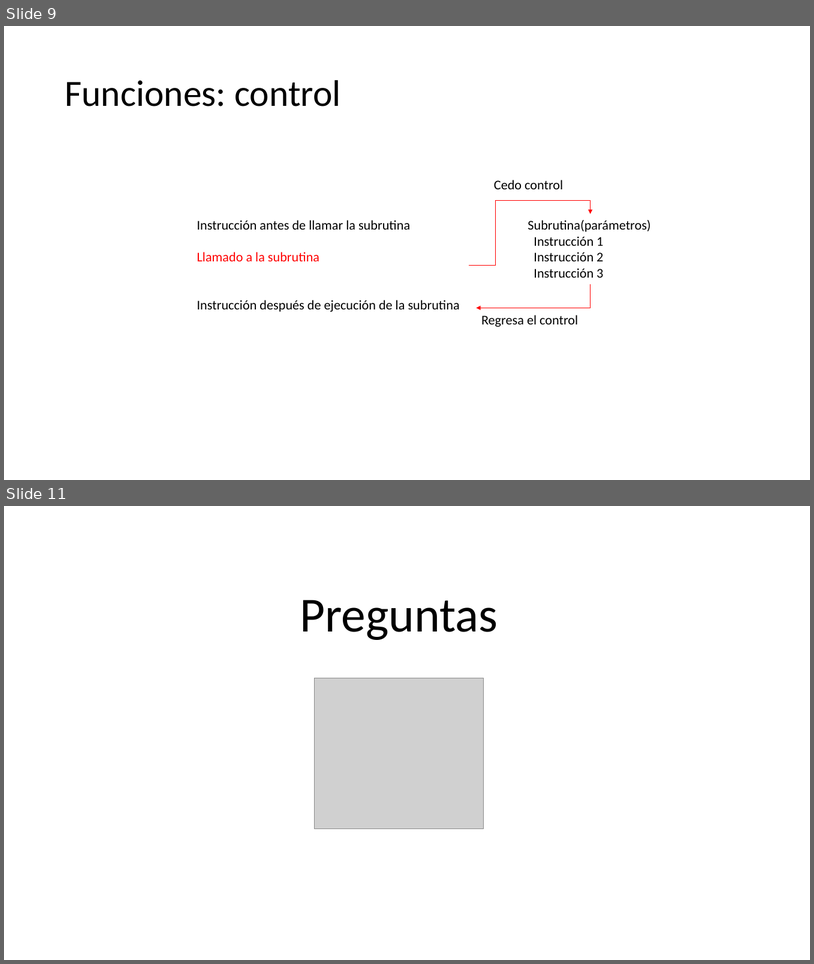
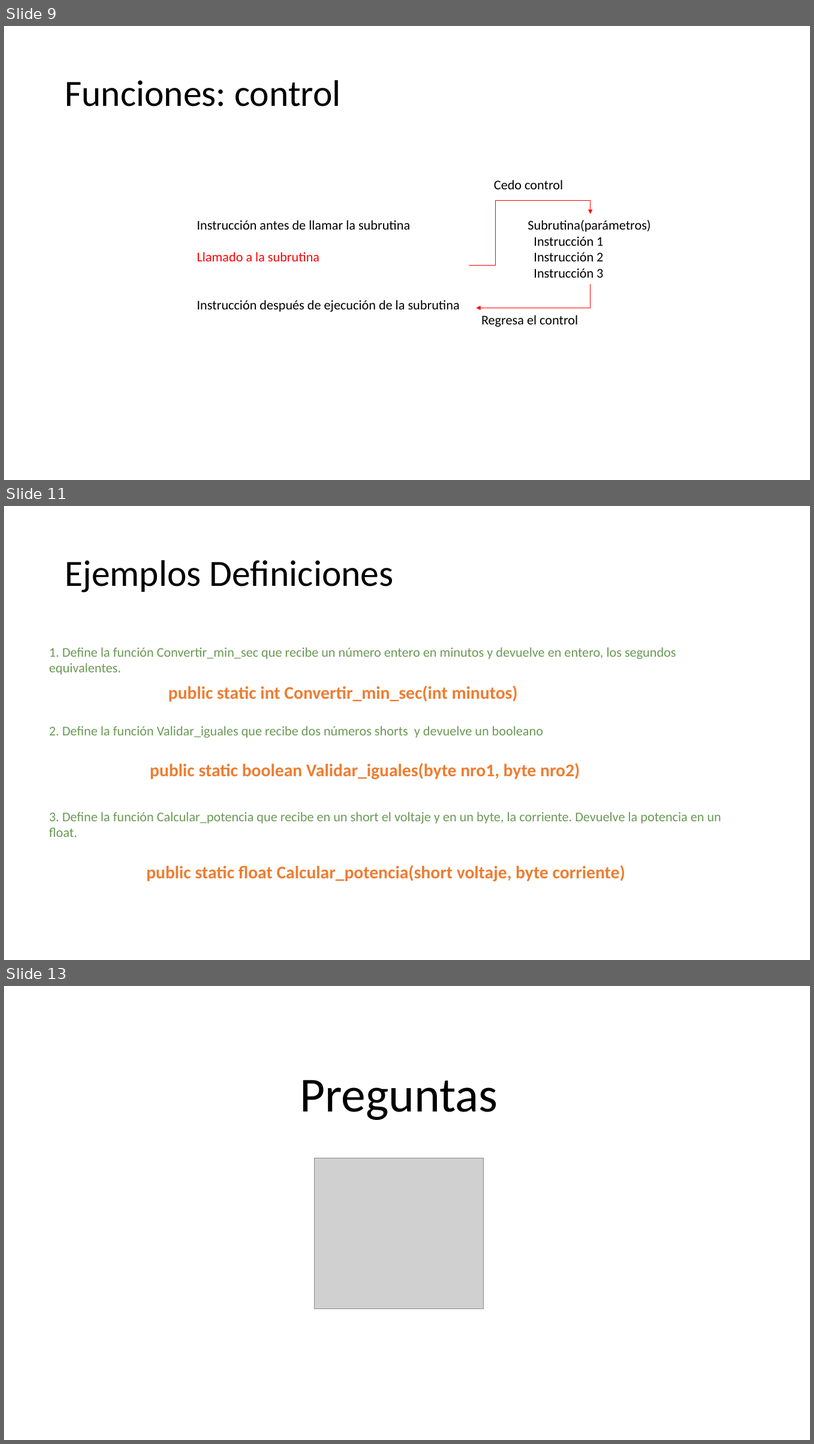
Before and after one commit to CesarLopez-Profe/Logica-de-programacion, a slide deck: Slides/2_Funciones.pptx. Shown one above the other, each under a label of ours: slides 9 and 11 before the commit, slides 9, 11 and 13 after it; the slides between them are not shown. The pictures are 814x964 and 814x1444 pixels, drawn with LibreOffice and Linux fonts; fonts in the diff are those of the drawing; grey boxes stand for pictures; background and template pictures are left out. Boxes give left, top, right and bottom in pixels: in the first picture for what was removed or moved away, otherwise in the second. Text is boxed around its words. In the diff, an @@ line names an element or a change of style, - is before the commit and + after.

```diff
--- a/Slides/2_Funciones.pptx
+++ b/Slides/2_Funciones.pptx
@@ slide 11 added at [4, 506, 810, 960], background picture (left out) @@
@@ title added at [65, 560, 394, 592], 49.9 pt, text #000000 @@
+Ejemplos Definiciones
@@ text added at [49, 647, 677, 675], 18 pt, text #6A9955 @@
+1. Define la función Convertir_min_sec que recibe un número entero en minutos y devuelve en entero, los segundos equivalentes.
@@ text added at [168, 685, 518, 702], 24 pt, text #ED7D31, bold @@
+public static int Convertir_min_sec(int minutos)
@@ text added at [49, 726, 543, 738], 18 pt, text #6A9955 @@
+2. Define la función Validar_iguales que recibe dos números shorts y devuelve un booleano
@@ text added at [150, 763, 580, 779], 24 pt, text #ED7D31, bold @@
+public static boolean Validar_iguales(byte nro1, byte nro2)
@@ text added at [49, 811, 722, 837], 18 pt, text #6A9955 @@
+3. Define la función Calcular_potencia que recibe en un short el voltaje y en un byte, la corriente. Devuelve la potencia en un float.
@@ text added at [146, 865, 626, 881], 24 pt, text #ED7D31, bold @@
+public static float Calcular_potencia(short voltaje, byte corriente)
@@ what was slide 11 is now slide 13 @@
```
Also in this commit, not shown: 2 slides changed, 1 other slide added, 1 other file.
